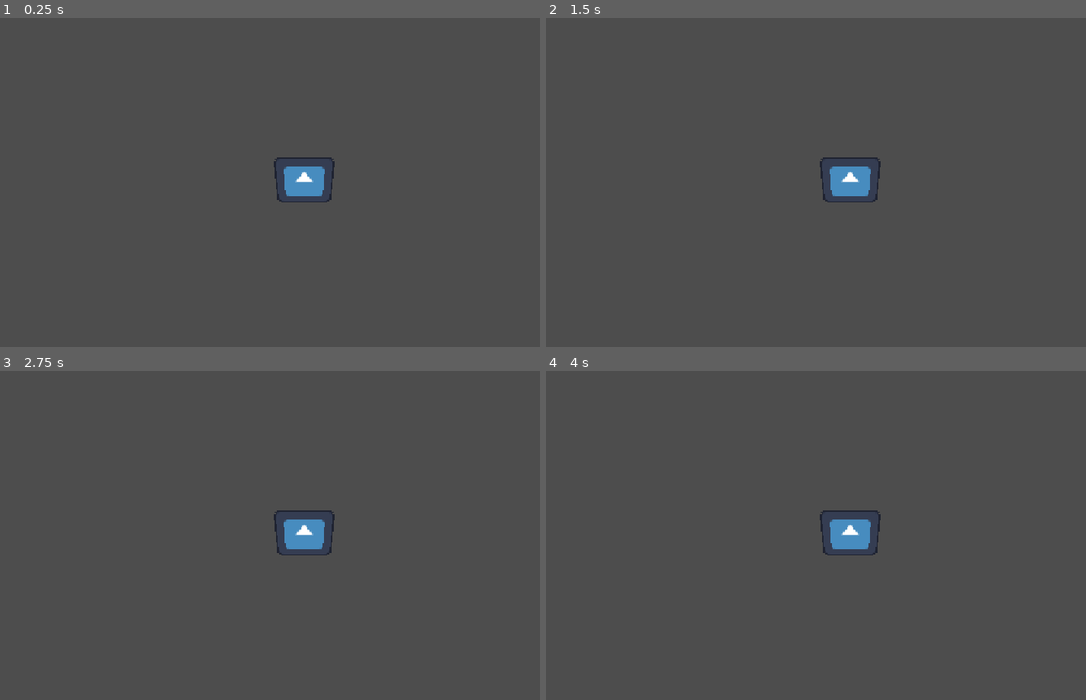
Above: before the commit, frames 1-4 (two rows, left to right).
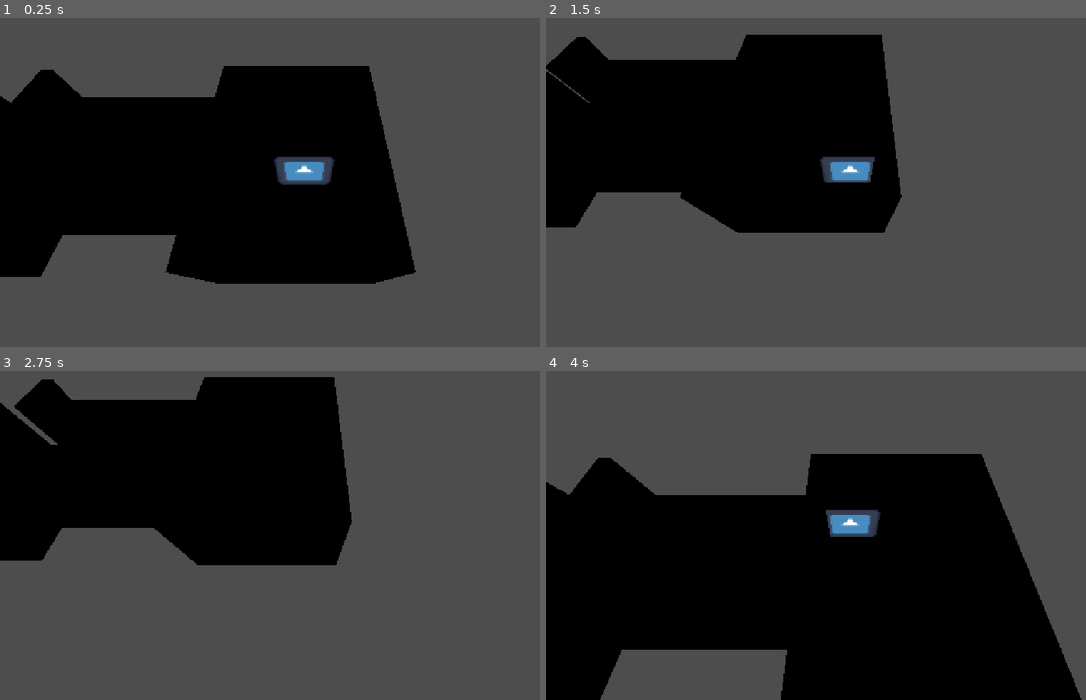
Above: after the commit, the same moments.

Repository: JulesDELTEIL/DeepestDungeon
Game: Godot game, scene res://Scenes/main.tscn
The game is run twice, just before and just after one commit, with the same random seed, the same clock (stepped at 60 frames per second) and the same inputs. The engine's default icon, where the game draws it, is replaced by a stand-in: a white triangle on a blue panel in a dark square.
Inputs:
- Up to frame 1 (0.25 s): no input
- Up to frame 2 (1.5 s): hold D (p_right) 0.53-1.28 s; tap Enter at 1.25 s; hold S (p_down) from 1.28 s (still down)
- Up to frame 3 (2.75 s): tap Space at 2 s; release S (p_down) at 2.03 s; hold D (p_right) from 2.03 s (still down)
- Up to frame 4 (4 s): tap Enter at 2.75 s; release D (p_right) at 2.78 s; hold W (p_up) 2.78-3.53 s; hold A (p_left) from 3.53 s (still down)

The runs differ from the first frame. In frame 1, 41% of the frame differs, in the area x 0-78%, y 14-81%; in frame 2, 33%; in frame 3, 31%; in frame 4, 57%, in the area x 0-100%, y 25-100%.

Commit message:
feat(map): simple dungeon management with simple 'tiles'

Diff:
--- /dev/null
+++ b/Materials/wall.tres
@@ -0,0 +1,4 @@
+[gd_resource type="StandardMaterial3D" format=3 uid="uid://bur00k43libbs"]
+
+[resource]
+albedo_color = Color(0.65989214, 0.5454575, 0.43842664, 1)
--- a/Scenes/player.tscn
+++ b/Scenes/Entities/player.tscn
@@ -14,7 +14,7 @@
 shape = SubResource("CapsuleShape3D_mxu10")
 
 [node name="Camera3D" type="Camera3D" parent="." unique_id=586611081]
-transform = Transform3D(1, 0, 0, 0, 0.79225725, 0.6101873, 0, -0.6101873, 0.79225725, 0, 3.7744396, 3.861685)
+transform = Transform3D(1, 0, 0, 0, 0.49102533, 0.87114525, 0, -0.87114525, 0.49102533, 0, 5.056, 2.59)
 current = true
 
 [node name="Sprite3D" type="Sprite3D" parent="." unique_id=1029298760]
--- /dev/null
+++ b/Scenes/Maps/Rooms/corridor.tscn
@@ -0,0 +1,42 @@
+[gd_scene format=3 uid="uid://csrug6ulosuyw"]
+
+[ext_resource type="PackedScene" uid="uid://c180ce4ghxukf" path="res://Scenes/Maps/Set/floor_tile.tscn" id="1_kxdrg"]
+[ext_resource type="PackedScene" uid="uid://tivmhijo0bpn" path="res://Scenes/Maps/Set/wall.tscn" id="2_uenns"]
+
+[node name="Corridor" type="Node3D" unique_id=148737780]
+
+[node name="FloorTile" parent="." unique_id=1486088817 instance=ExtResource("1_kxdrg")]
+transform = Transform3D(1, 0, 0, 0, 1, 0, 0, 0, 1, -0.5, 0, -0.5)
+
+[node name="FloorTile2" parent="." unique_id=1761403914 instance=ExtResource("1_kxdrg")]
+transform = Transform3D(1, 0, 0, 0, 1, 0, 0, 0, 1, 0.5, 0, -0.5)
+
+[node name="FloorTile3" parent="." unique_id=1506901926 instance=ExtResource("1_kxdrg")]
+transform = Transform3D(1, 0, 0, 0, 1, 0, 0, 0, 1, 0.5, 0, 0.5)
+
+[node name="FloorTile4" parent="." unique_id=2117750748 instance=ExtResource("1_kxdrg")]
+transform = Transform3D(1, 0, 0, 0, 1, 0, 0, 0, 1, -0.5, 0, 0.5)
+
+[node name="Wall" parent="." unique_id=1701368974 instance=ExtResource("2_uenns")]
+transform = Transform3D(-4.371139e-08, 0, -1, 0, 1, 0, 1, 0, -4.371139e-08, 0, 0, -1)
+
+[node name="Wall2" parent="." unique_id=1871515473 instance=ExtResource("2_uenns")]
+transform = Transform3D(-4.371139e-08, 0, -1, 0, 1, 0, 1, 0, -4.371139e-08, -0.5, 0, -1)
+
+[node name="Wall3" parent="." unique_id=430979302 instance=ExtResource("2_uenns")]
+transform = Transform3D(-4.371139e-08, 0, -1, 0, 1, 0, 1, 0, -4.371139e-08, -1, 0, -1)
+
+[node name="Wall4" parent="." unique_id=1765995827 instance=ExtResource("2_uenns")]
+transform = Transform3D(-4.371139e-08, 0, -1, 0, 1, 0, 1, 0, -4.371139e-08, 0.5, 0, -1)
+
+[node name="Wall5" parent="." unique_id=1890619280 instance=ExtResource("2_uenns")]
+transform = Transform3D(-4.371139e-08, 0, -1, 0, 1, 0, 1, 0, -4.371139e-08, 0.5, 0, 1)
+
+[node name="Wall6" parent="." unique_id=1329057853 instance=ExtResource("2_uenns")]
+transform = Transform3D(-4.371139e-08, 0, -1, 0, 1, 0, 1, 0, -4.371139e-08, 0, 0, 1)
+
+[node name="Wall7" parent="." unique_id=1544947355 instance=ExtResource("2_uenns")]
+transform = Transform3D(-4.371139e-08, 0, -1, 0, 1, 0, 1, 0, -4.371139e-08, -0.5, 0, 1)
+
+[node name="Wall8" parent="." unique_id=1019422075 instance=ExtResource("2_uenns")]
+transform = Transform3D(-4.371139e-08, 0, -1, 0, 1, 0, 1, 0, -4.371139e-08, -1, 0, 1)
--- /dev/null
+++ b/Scenes/Maps/Rooms/croos_corridor.tscn
@@ -0,0 +1,79 @@
+[gd_scene format=3 uid="uid://cvbykgy4gbsv3"]
+
+[ext_resource type="PackedScene" uid="uid://c180ce4ghxukf" path="res://Scenes/Maps/Set/floor_tile.tscn" id="1_8c4yq"]
+[ext_resource type="PackedScene" uid="uid://utc1hasjsq6n" path="res://Scenes/Maps/Set/wall_corner.tscn" id="2_oy80y"]
+[ext_resource type="PackedScene" uid="uid://tivmhijo0bpn" path="res://Scenes/Maps/Set/wall.tscn" id="3_vgj4n"]
+
+[node name="CroosCorridor" type="Node3D" unique_id=1006072039]
+
+[node name="FloorTile" parent="." unique_id=1486088817 instance=ExtResource("1_8c4yq")]
+transform = Transform3D(1, 0, 0, 0, 1, 0, 0, 0, 1, -0.5, 0.001, -0.5)
+
+[node name="FloorTile5" parent="." unique_id=871307574 instance=ExtResource("1_8c4yq")]
+transform = Transform3D(1, 0, 0, 0, 1, 0, 0, 0, 1, -0.5, 0.001, -1.5)
+
+[node name="FloorTile6" parent="." unique_id=1185234709 instance=ExtResource("1_8c4yq")]
+transform = Transform3D(1, 0, 0, 0, 1, 0, 0, 0, 1, 0.5, 0.001, -1.5)
+
+[node name="FloorTile7" parent="." unique_id=360634753 instance=ExtResource("1_8c4yq")]
+transform = Transform3D(1, 0, 0, 0, 1, 0, 0, 0, 1, 1.5, 0.001, -0.5)
+
+[node name="FloorTile8" parent="." unique_id=1884040028 instance=ExtResource("1_8c4yq")]
+transform = Transform3D(1, 0, 0, 0, 1, 0, 0, 0, 1, 1.5, 0.001, 0.5)
+
+[node name="FloorTile9" parent="." unique_id=1582900079 instance=ExtResource("1_8c4yq")]
+transform = Transform3D(1, 0, 0, 0, 1, 0, 0, 0, 1, 0.5, 0.001, 1.5)
+
+[node name="FloorTile10" parent="." unique_id=439277128 instance=ExtResource("1_8c4yq")]
+transform = Transform3D(1, 0, 0, 0, 1, 0, 0, 0, 1, -0.5, 0.001, 1.5)
+
+[node name="FloorTile11" parent="." unique_id=1981432263 instance=ExtResource("1_8c4yq")]
+transform = Transform3D(1, 0, 0, 0, 1, 0, 0, 0, 1, -1.5, 0.001, 0.5)
+
+[node name="FloorTile12" parent="." unique_id=1535403418 instance=ExtResource("1_8c4yq")]
+transform = Transform3D(1, 0, 0, 0, 1, 0, 0, 0, 1, -1.5, 0.001, -0.5)
+
+[node name="FloorTile2" parent="." unique_id=629061586 instance=ExtResource("1_8c4yq")]
+transform = Transform3D(1, 0, 0, 0, 1, 0, 0, 0, 1, 0.5, 0.001, -0.5)
+
+[node name="FloorTile3" parent="." unique_id=182069664 instance=ExtResource("1_8c4yq")]
+transform = Transform3D(1, 0, 0, 0, 1, 0, 0, 0, 1, 0.5, 0.001, 0.5)
+
+[node name="FloorTile4" parent="." unique_id=1908462685 instance=ExtResource("1_8c4yq")]
+transform = Transform3D(1, 0, 0, 0, 1, 0, 0, 0, 1, -0.5, 0.001, 0.5)
+
+[node name="WallCorner" parent="." unique_id=229831683 instance=ExtResource("2_oy80y")]
+transform = Transform3D(1, 0, 0, 0, 1, 0, 0, 0, 1, -1, 0.001, -1)
+
+[node name="WallCorner2" parent="." unique_id=1693279709 instance=ExtResource("2_oy80y")]
+transform = Transform3D(-4.371139e-08, 0, -1, 0, 1, 0, 1, 0, -4.371139e-08, 1, 0.001, -1)
+
+[node name="WallCorner4" parent="." unique_id=1594618059 instance=ExtResource("2_oy80y")]
+transform = Transform3D(1.3113416e-07, 0, 1, 0, 1, 0, -1, 0, 1.3113416e-07, -1, 0.001, 1)
+
+[node name="WallCorner3" parent="." unique_id=845512708 instance=ExtResource("2_oy80y")]
+transform = Transform3D(-1, 0, 8.742278e-08, 0, 1, 0, -8.742278e-08, 0, -1, 1, 0.001, 1)
+
+[node name="Wall" parent="." unique_id=1701368974 instance=ExtResource("3_vgj4n")]
+transform = Transform3D(1, 0, 0, 0, 1, 0, 0, 0, 1, 1, 0.001, -1.5)
+
+[node name="Wall2" parent="." unique_id=475188958 instance=ExtResource("3_vgj4n")]
+transform = Transform3D(1, 0, 0, 0, 1, 0, 0, 0, 1, 1, 0.001, 2)
+
+[node name="Wall3" parent="." unique_id=86577622 instance=ExtResource("3_vgj4n")]
+transform = Transform3D(1, 0, 0, 0, 1, 0, 0, 0, 1, -1, 0.001, -1.5)
+
+[node name="Wall4" parent="." unique_id=1256043601 instance=ExtResource("3_vgj4n")]
+transform = Transform3D(1, 0, 0, 0, 1, 0, 0, 0, 1, -1, 0.001, 2)
+
+[node name="Wall5" parent="." unique_id=1597240909 instance=ExtResource("3_vgj4n")]
+transform = Transform3D(-4.371139e-08, 0, -1, 0, 1, 0, 1, 0, -4.371139e-08, -2, 0.001, -1)
+
+[node name="Wall6" parent="." unique_id=1896437684 instance=ExtResource("3_vgj4n")]
+transform = Transform3D(-4.371139e-08, 0, -1, 0, 1, 0, 1, 0, -4.371139e-08, -2, 0.001, 1)
+
+[node name="Wall7" parent="." unique_id=1908322351 instance=ExtResource("3_vgj4n")]
+transform = Transform3D(-4.371139e-08, 0, -1, 0, 1, 0, 1, 0, -4.371139e-08, 1.5, 0.001, 1)
+
+[node name="Wall8" parent="." unique_id=36736686 instance=ExtResource("3_vgj4n")]
+transform = Transform3D(-4.371139e-08, 0, -1, 0, 1, 0, 1, 0, -4.371139e-08, 1.5, 0.001, -1)
--- /dev/null
+++ b/Scenes/Maps/Rooms/cul_de_sac.tscn
@@ -0,0 +1,114 @@
+[gd_scene format=3 uid="uid://b4xs0ghxph26x"]
+
+[ext_resource type="PackedScene" uid="uid://c180ce4ghxukf" path="res://Scenes/Maps/Set/floor_tile.tscn" id="1_qj5rl"]
+[ext_resource type="PackedScene" uid="uid://utc1hasjsq6n" path="res://Scenes/Maps/Set/wall_corner.tscn" id="2_ac623"]
+[ext_resource type="PackedScene" uid="uid://tivmhijo0bpn" path="res://Scenes/Maps/Set/wall.tscn" id="3_3s5tq"]
+
+[node name="CulDeSac" type="Node3D" unique_id=730691603]
+
+[node name="FloorTile" parent="." unique_id=1486088817 instance=ExtResource("1_qj5rl")]
+
+[node name="FloorTile2" parent="." unique_id=1836006656 instance=ExtResource("1_qj5rl")]
+transform = Transform3D(1, 0, 0, 0, 1, 0, 0, 0, 1, 1, 0, 0)
+
+[node name="FloorTile10" parent="." unique_id=1707684960 instance=ExtResource("1_qj5rl")]
+transform = Transform3D(1, 0, 0, 0, 1, 0, 0, 0, 1, 2, 0, 0)
+
+[node name="FloorTile14" parent="." unique_id=922678105 instance=ExtResource("1_qj5rl")]
+transform = Transform3D(1, 0, 0, 0, 1, 0, 0, 0, 1, 2, 0, 1)
+
+[node name="FloorTile3" parent="." unique_id=345610284 instance=ExtResource("1_qj5rl")]
+transform = Transform3D(1, 0, 0, 0, 1, 0, 0, 0, 1, 1, 0, -1)
+
+[node name="FloorTile4" parent="." unique_id=706616185 instance=ExtResource("1_qj5rl")]
+transform = Transform3D(1, 0, 0, 0, 1, 0, 0, 0, 1, 0, 0, -1)
+
+[node name="FloorTile5" parent="." unique_id=366484141 instance=ExtResource("1_qj5rl")]
+transform = Transform3D(1, 0, 0, 0, 1, 0, 0, 0, 1, -1, 0, -1)
+
+[node name="FloorTile6" parent="." unique_id=909385437 instance=ExtResource("1_qj5rl")]
+transform = Transform3D(1, 0, 0, 0, 1, 0, 0, 0, 1, -1, 0, 0)
+
+[node name="FloorTile7" parent="." unique_id=1188913174 instance=ExtResource("1_qj5rl")]
+transform = Transform3D(1, 0, 0, 0, 1, 0, 0, 0, 1, -1, 0, 1)
+
+[node name="FloorTile11" parent="." unique_id=1190631923 instance=ExtResource("1_qj5rl")]
+transform = Transform3D(1, 0, 0, 0, 1, 0, 0, 0, 1, -1, 0, 2)
+
+[node name="FloorTile12" parent="." unique_id=353960549 instance=ExtResource("1_qj5rl")]
+transform = Transform3D(1, 0, 0, 0, 1, 0, 0, 0, 1, 0, 0, 2)
+
+[node name="FloorTile13" parent="." unique_id=957725670 instance=ExtResource("1_qj5rl")]
+transform = Transform3D(1, 0, 0, 0, 1, 0, 0, 0, 1, 1, 0, 2)
+
+[node name="FloorTile8" parent="." unique_id=1433304600 instance=ExtResource("1_qj5rl")]
+transform = Transform3D(1, 0, 0, 0, 1, 0, 0, 0, 1, 0, 0, 1)
+
+[node name="FloorTile9" parent="." unique_id=1894200662 instance=ExtResource("1_qj5rl")]
+transform = Transform3D(1, 0, 0, 0, 1, 0, 0, 0, 1, 1, 0, 1)
+
+[node name="WallCorner" parent="." unique_id=229831683 instance=ExtResource("2_ac623")]
+transform = Transform3D(1, 0, 0, 0, 1, 0, 0, 0, 1, 1.5, 0, 2.5)
+
+[node name="WallCorner2" parent="." unique_id=1506489533 instance=ExtResource("2_ac623")]
+transform = Transform3D(7.5497894e-08, 0, 1, 0, 1, 0, -1, 0, 7.5497894e-08, 1.5, 0, -1.5)
+
+[node name="WallCorner5" parent="." unique_id=1315959035 instance=ExtResource("2_ac623")]
+transform = Transform3D(-1.6292067e-07, 0, -1, 0, 1, 0, 1, 0, -1.6292067e-07, -1.5, 0, 2.5)
+
+[node name="WallCorner4" parent="." unique_id=982185728 instance=ExtResource("2_ac623")]
+transform = Transform3D(-1, 0, 3.1786506e-08, 0, 1, 0, -3.1786506e-08, 0, -1, -1.5, 0, -1.5)
+
+[node name="WallCorner3" parent="." unique_id=1924861978 instance=ExtResource("2_ac623")]
+transform = Transform3D(-1, 0, 3.1786506e-08, 0, 1, 0, -3.1786506e-08, 0, -1, 1.5, 0, 1.5)
+
+[node name="WallCorner6" parent="." unique_id=1387740327 instance=ExtResource("2_ac623")]
+transform = Transform3D(1.1924882e-08, 0, -1, 0, 1, 0, 1, 0, 1.1924882e-08, 1.5, 0, -0.5)
+
+[node name="Wall3" parent="." unique_id=1701368974 instance=ExtResource("3_3s5tq")]
+transform = Transform3D(-4.371139e-08, 0, -1, 0, 1, 0, 1, 0, -4.371139e-08, 0.5, 0, -1.5)
+
+[node name="Wall4" parent="." unique_id=482686424 instance=ExtResource("3_3s5tq")]
+transform = Transform3D(-4.371139e-08, 0, -1, 0, 1, 0, 1, 0, -4.371139e-08, 0, 0, -1.5)
+
+[node name="Wall15" parent="." unique_id=433067617 instance=ExtResource("3_3s5tq")]
+transform = Transform3D(-4.371139e-08, 0, -1, 0, 1, 0, 1, 0, -4.371139e-08, 2, 0, -0.5)
+
+[node name="Wall16" parent="." unique_id=2051516481 instance=ExtResource("3_3s5tq")]
+transform = Transform3D(-4.371139e-08, 0, -1, 0, 1, 0, 1, 0, -4.371139e-08, 2, 0, 1.5)
+
+[node name="Wall5" parent="." unique_id=1824677250 instance=ExtResource("3_3s5tq")]
+transform = Transform3D(-4.371139e-08, 0, -1, 0, 1, 0, 1, 0, -4.371139e-08, -0.5, 0, -1.5)
+
+[node name="Wall6" parent="." unique_id=1997542404 instance=ExtResource("3_3s5tq")]
+transform = Transform3D(-4.371139e-08, 0, -1, 0, 1, 0, 1, 0, -4.371139e-08, -1, 0, -1.5)
+
+[node name="Wall7" parent="." unique_id=1529681811 instance=ExtResource("3_3s5tq")]
+transform = Transform3D(-4.371139e-08, 0, -1, 0, 1, 0, 1, 0, -4.371139e-08, -1, 0, 2.5)
+
+[node name="Wall8" parent="." unique_id=1888648314 instance=ExtResource("3_3s5tq")]
+transform = Transform3D(-4.371139e-08, 0, -1, 0, 1, 0, 1, 0, -4.371139e-08, -0.5, 0, 2.5)
+
+[node name="Wall9" parent="." unique_id=886601755 instance=ExtResource("3_3s5tq")]
+transform = Transform3D(-4.371139e-08, 0, -1, 0, 1, 0, 1, 0, -4.371139e-08, 0, 0, 2.5)
+
+[node name="Wall10" parent="." unique_id=937220067 instance=ExtResource("3_3s5tq")]
+transform = Transform3D(-4.371139e-08, 0, -1, 0, 1, 0, 1, 0, -4.371139e-08, 0.5, 0, 2.5)
+
+[node name="Wall11" parent="." unique_id=1855518272 instance=ExtResource("3_3s5tq")]
+transform = Transform3D(-1, 0, 8.742278e-08, 0, 1, 0, -8.742278e-08, 0, -1, -1.5, 0, 0.5)
+
+[node name="Wall17" parent="." unique_id=678240018 instance=ExtResource("3_3s5tq")]
+transform = Transform3D(-1, 0, 8.742278e-08, 0, 1, 0, -8.742278e-08, 0, -1, -1.5, 0, 1)
+
+[node name="Wall18" parent="." unique_id=1327991020 instance=ExtResource("3_3s5tq")]
+transform = Transform3D(-1, 0, 8.742278e-08, 0, 1, 0, -8.742278e-08, 0, -1, -1.5, 0, 1.5)
+
+[node name="Wall12" parent="." unique_id=1795863986 instance=ExtResource("3_3s5tq")]
+transform = Transform3D(-1, 0, 8.742278e-08, 0, 1, 0, -8.742278e-08, 0, -1, -1.5, 0, 0)
+
+[node name="Wall13" parent="." unique_id=1846133239 instance=ExtResource("3_3s5tq")]
+transform = Transform3D(-1, 0, 8.742278e-08, 0, 1, 0, -8.742278e-08, 0, -1, -1.5, 0, -0.5)
+
+[node name="Wall14" parent="." unique_id=226951425 instance=ExtResource("3_3s5tq")]
+transform = Transform3D(-1, 0, 8.742278e-08, 0, 1, 0, -8.742278e-08, 0, -1, -1.5, 0, -1)
--- /dev/null
+++ b/Scenes/Maps/Set/floor_tile.tscn
@@ -0,0 +1,11 @@
+[gd_scene format=3 uid="uid://c180ce4ghxukf"]
+
+[sub_resource type="StandardMaterial3D" id="StandardMaterial3D_k4cnm"]
+albedo_color = Color(0.42365062, 0.42365065, 0.42365062, 1)
+
+[node name="FloorTile" type="Node3D" unique_id=1486088817]
+
+[node name="CSGBox3D" type="CSGBox3D" parent="." unique_id=599707713]
+use_collision = true
+size = Vector3(1, 0.001, 1)
+material = SubResource("StandardMaterial3D_k4cnm")
--- /dev/null
+++ b/Scenes/Maps/Set/wall.tscn
@@ -0,0 +1,12 @@
+[gd_scene format=3 uid="uid://tivmhijo0bpn"]
+
+[ext_resource type="Material" uid="uid://bur00k43libbs" path="res://Materials/wall.tres" id="1_qy8b0"]
+
+[node name="Wall" type="Node3D" unique_id=1701368974]
+
+[node name="CSGPolygon3D" type="CSGPolygon3D" parent="." unique_id=1515126940]
+transform = Transform3D(1, 0, 0, 0, -4.371139e-08, 1, 0, -1, -4.371139e-08, -0.125, 2, -0.25)
+use_collision = true
+polygon = PackedVector2Array(0, -0.25, 0, 0.25, 0.25, 0.25, 0.25, -0.25)
+depth = 2.0
+material = ExtResource("1_qy8b0")
--- /dev/null
+++ b/Scenes/Maps/Set/wall_corner.tscn
@@ -0,0 +1,12 @@
+[gd_scene format=3 uid="uid://utc1hasjsq6n"]
+
+[ext_resource type="Material" uid="uid://bur00k43libbs" path="res://Materials/wall.tres" id="1_i2d5w"]
+
+[node name="WallCorner" type="Node3D" unique_id=229831683]
+
+[node name="CSGPolygon3D" type="CSGPolygon3D" parent="." unique_id=558155132]
+transform = Transform3D(1, 0, 0, 0, -4.371139e-08, 1, 0, -1, -4.371139e-08, -0.125, 2, -0.125)
+use_collision = true
+polygon = PackedVector2Array(0, 0, 0, 0.375, 0.25, 0.375, 0.25, -0.25, -0.375, -0.25, -0.375, 0)
+depth = 2.0
+material = ExtResource("1_i2d5w")
--- /dev/null
+++ b/Scenes/Maps/dungeon1.tscn
@@ -0,0 +1,18 @@
+[gd_scene format=3 uid="uid://wvwf572ymal4"]
+
+[ext_resource type="PackedScene" uid="uid://csrug6ulosuyw" path="res://Scenes/Maps/Rooms/corridor.tscn" id="1_lthq4"]
+[ext_resource type="PackedScene" uid="uid://cvbykgy4gbsv3" path="res://Scenes/Maps/Rooms/croos_corridor.tscn" id="2_nf871"]
+[ext_resource type="PackedScene" uid="uid://b4xs0ghxph26x" path="res://Scenes/Maps/Rooms/cul_de_sac.tscn" id="3_vm1wt"]
+
+[node name="Dungeon1" type="Node3D" unique_id=306249664]
+
+[node name="Corridor" parent="." unique_id=148737780 instance=ExtResource("1_lthq4")]
+transform = Transform3D(1, 0, 0, 0, 1, 0, 0, 0, 1, -3, 0, 0)
+
+[node name="Corridor2" parent="." unique_id=1537227824 instance=ExtResource("1_lthq4")]
+transform = Transform3D(1, 0, 0, 0, 1, 0, 0, 0, 1, 3, 0, 0)
+
+[node name="CroosCorridor" parent="." unique_id=1006072039 instance=ExtResource("2_nf871")]
+
+[node name="CulDeSac" parent="." unique_id=730691603 instance=ExtResource("3_vm1wt")]
+transform = Transform3D(-1, 0, 8.742278e-08, 0, 1, 0, -8.742278e-08, 0, -1, 6.5, 0, 0.5)
--- a/Scenes/main.tscn
+++ b/Scenes/main.tscn
@@ -1,15 +1,11 @@
 [gd_scene format=3 uid="uid://155xx7s6y6ta"]
 
-[ext_resource type="PackedScene" uid="uid://be8qbmt0fe144" path="res://Scenes/player.tscn" id="1_jjgbg"]
-
-[sub_resource type="WorldBoundaryShape3D" id="WorldBoundaryShape3D_mxu10"]
+[ext_resource type="PackedScene" uid="uid://be8qbmt0fe144" path="res://Scenes/Entities/player.tscn" id="1_jjgbg"]
+[ext_resource type="PackedScene" uid="uid://wvwf572ymal4" path="res://Scenes/Maps/dungeon1.tscn" id="2_bo1nx"]
 
 [node name="Main" type="Node3D" unique_id=872269496]
 
-[node name="StaticBody3D" type="StaticBody3D" parent="." unique_id=1655662244]
+[node name="Player" parent="." unique_id=1274860521 instance=ExtResource("1_jjgbg")]
+transform = Transform3D(1, 0, 0, 0, 1, 0, 0, 0, 1, 6.675994, 0.41215658, -0.13669968)
 
-[node name="CollisionShape3D" type="CollisionShape3D" parent="StaticBody3D" unique_id=1795376633]
-shape = SubResource("WorldBoundaryShape3D_mxu10")
-
-[node name="Player" parent="." unique_id=1274860521 instance=ExtResource("1_jjgbg")]
-transform = Transform3D(1, 0, 0, 0, 1, 0, 0, 0, 1, 3.2456205, 0.19862318, 0.6701529)
+[node name="Dungeon1" parent="." unique_id=306249664 instance=ExtResource("2_bo1nx")]
